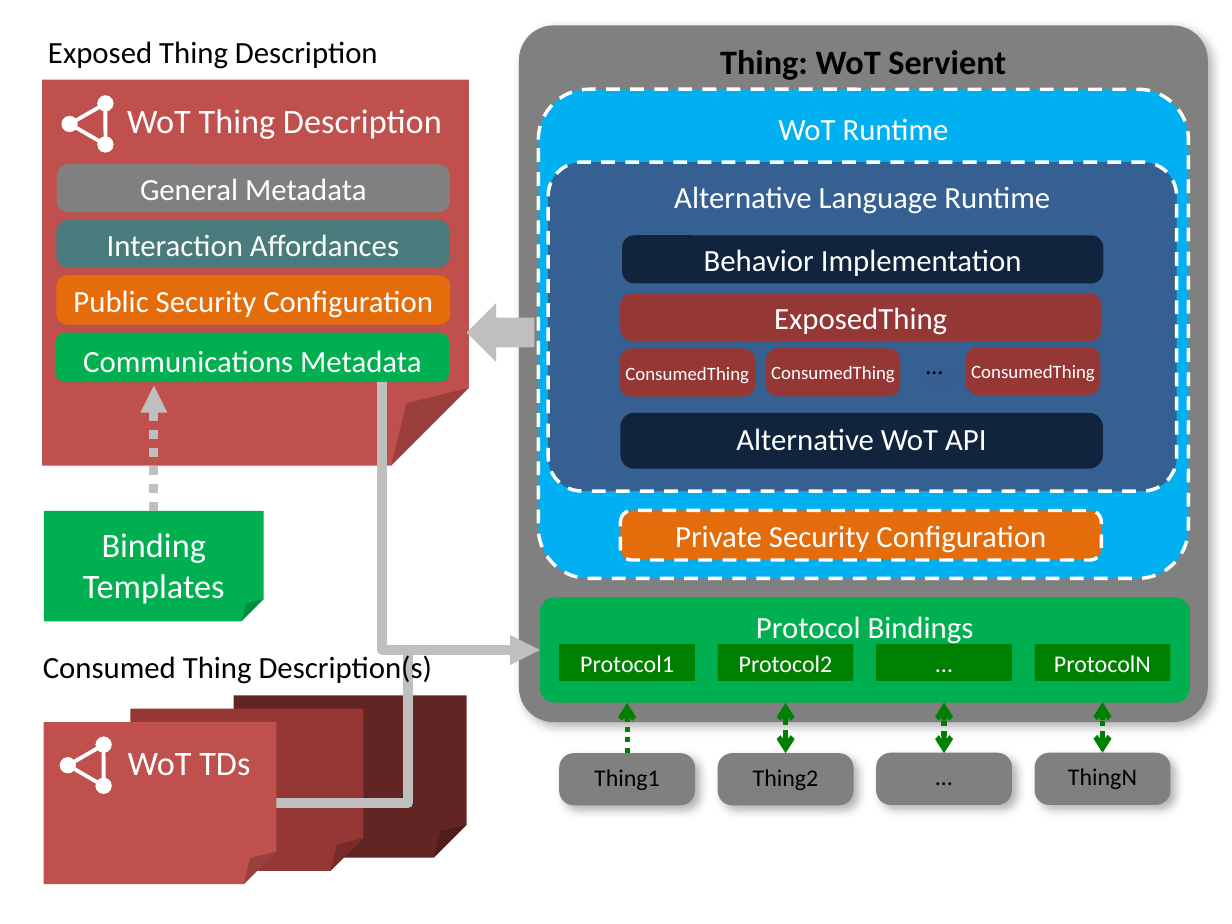
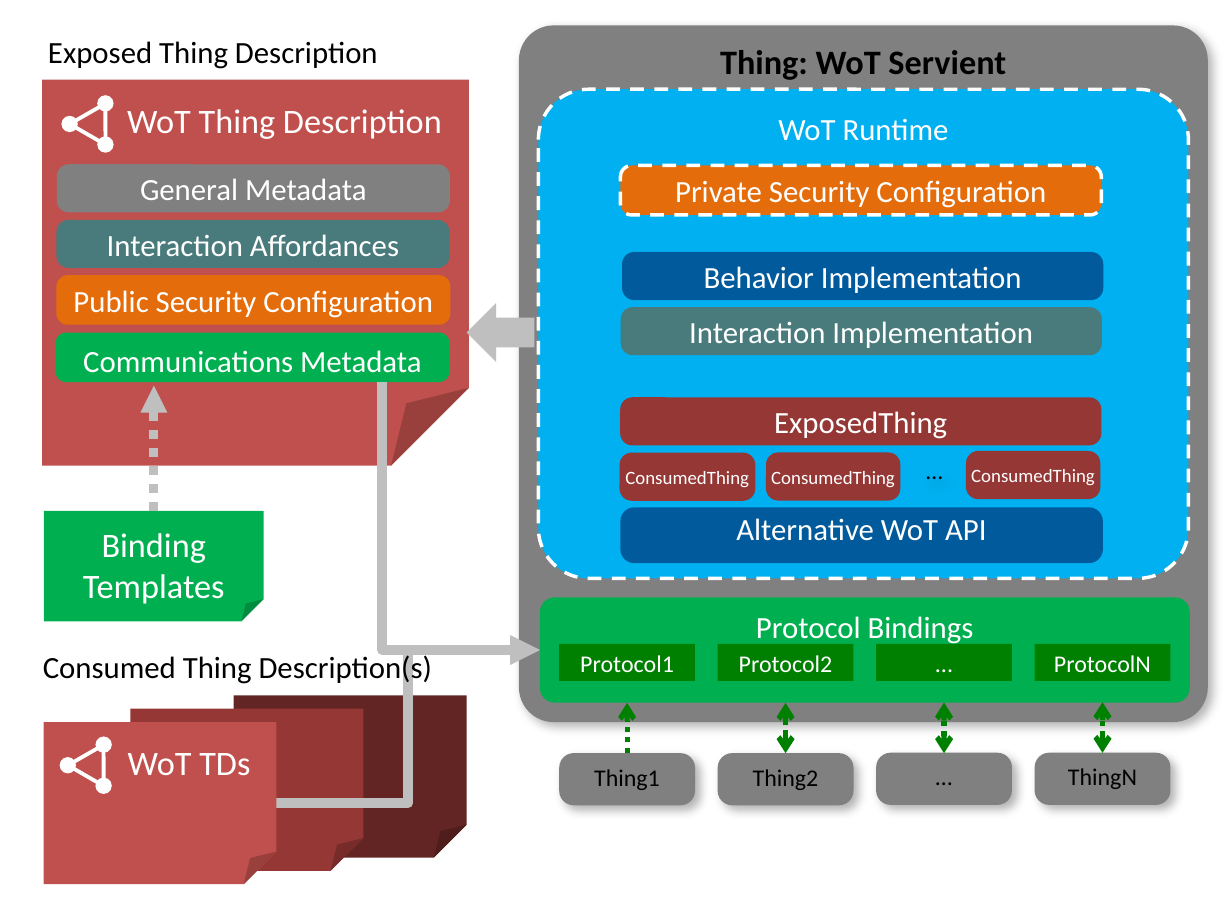
Before and after one commit to w3c/wot-architecture, a slide deck: slide 10 of images/wot-architecture-figures-new2.pptx. Drawn at 1232x924 pixels with LibreOffice and Linux fonts; fonts in the diff are those of the drawing. Boxes give left, top, right and bottom in pixels: in the first picture for what was removed or moved away, otherwise in the second. Text is boxed around its words. In the diff, an @@ line names an element or a change of style, - is before the commit and + after.

```diff
--- a/images/wot-architecture-figures-new2.pptx
+++ b/images/wot-architecture-figures-new2.pptx
@@ rounded rectangle removed at box(548, 163, 1177, 492) @@
-Alternative Language Runtime
@@ rounded rectangle "Private Security Configuration": place and size @@
-rounded rectangle "Private Security Configuration" at box(621, 510, 1101, 559)
+rounded rectangle "Private Security Configuration" at box(621, 165, 1101, 214)
@@ rounded rectangle "Behavior Implementation": place and size @@
-rounded rectangle "Behavior Implementation" at box(622, 235, 1104, 283)
+rounded rectangle "Behavior Implementation" at box(622, 253, 1104, 301)
@@ rounded rectangle "Behavior Implementation" at box(622, 253, 1104, 301): fill #0F243E to #005A9C @@
@@ rounded rectangle added at box(621, 307, 1103, 355), fill #4A7B7C, 18 pt, text #FFFFFF @@
+Interaction Implementation
@@ 4 rounded rectangles, 1 text: place and size @@
-4 rounded rectangles, 1 text at box(620, 293, 1101, 397)
+4 rounded rectangles, 1 text at box(620, 398, 1101, 500)
@@ rounded rectangle "Alternative WoT API": place and size @@
-rounded rectangle "Alternative WoT API" at box(621, 413, 1104, 468)
+rounded rectangle "Alternative WoT API" at box(621, 508, 1104, 563)
@@ rounded rectangle "Alternative WoT API" at box(621, 508, 1104, 563): vertical alignment middle to bottom; fill #0F243E to #005A9C @@
```
Also in this commit, not shown: 8 other slides changed.
